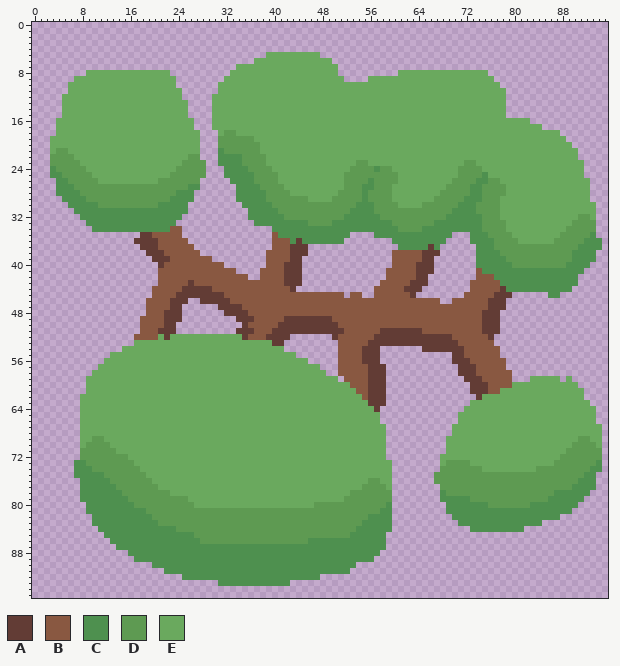
Two versions of one sprite sheet, sprites/blocks/environment/tree/tree3.png. The picture above was drawn from the file before the commit.
The file is 96x96 pixels.
Palette (. is transparent): A #623c35  B #895841  C #4e904f  D #5e9a52  E #6aa95e
After:
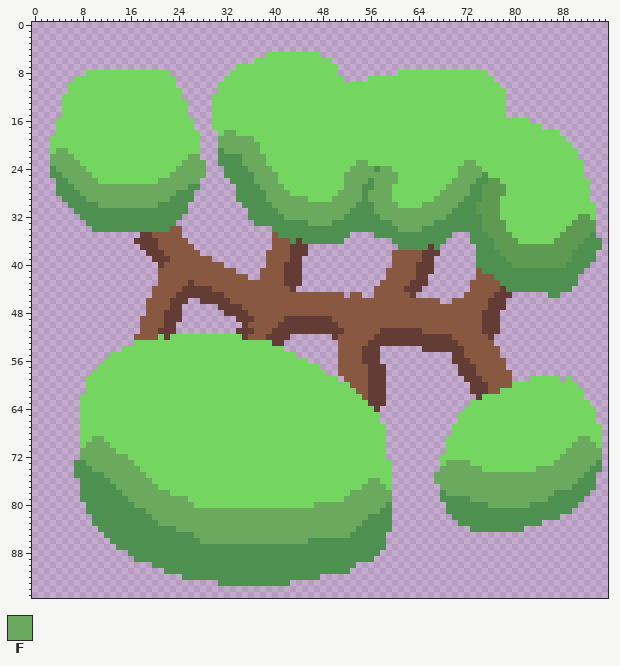
Colours new in this view: F #6aa95e
Change:
colour E: #6aa95e -> #74d660
y 18: x 32..33 DD -> FF
y 19: x 31..36 DDDDDD -> FFFFFF
y 20: x 31..37 DDDDDDD -> FFFFFFF
y 21: x 4..5 DD -> FF; x 32..37 DDDDDD -> FFFFFF
y 22: x 3..6 DDDD -> FFFF; x 26..27 DD -> FF; x 35..38 DDDD -> FFFF
y 23: x 3..7 DDDDD -> FFFFF; x 25..28 DDDD -> FFFF; x 35..38 DDDD -> FFFF; x 54..55 DD -> FF; x 72..73 DD -> FF
y 24: x 4..8 DDDDD -> FFFFF; x 24..28 DDDDD -> FFFFF; x 36..39 DDDD -> FFFF; x 53..56 DDDD -> FFFF; x 58..59 DD -> FF; x 71..74 DDDD -> FFFF
y 25: x 5..9 DDDDD -> FFFFF; x 23..28 DDDDDD -> FFFFFF; x 37..40 DDDD -> FFFF; x 52..60 DDDDDDDDD -> FFFFFFFFF; x 71..74 DDDD -> FFFF
y 26: x 6..10 DDDDD -> FFFFF; x 21..27 DDDDDDD -> FFFFFFF; x 37..40 DDDD -> FFFF; x 52..55 DDDD -> FFFF; x 57..60 DDDD -> FFFF; x 70..73 DDDD -> FFFF
y 27: x 7..25 DDDDDDDDDDDDDDDDDDD -> FFFFFFFFFFFFFFFFFFF; x 38..41 DDDD -> FFFF; x 52..54 DDD -> FFF; x 57..59 DDD -> FFF; x 69..72 DDDD -> FFFF
y 28: x 8..23 DDDDDDDDDDDDDDDD -> FFFFFFFFFFFFFFFF; x 39..42 DDDD -> FFFF; x 51..54 DDDD -> FFFF; x 56..59 DDDD -> FFFF; x 68..72 DDDDD -> FFFFF
y 29: x 9..22 DDDDDDDDDDDDDD -> FFFFFFFFFFFFFF; x 39..45 DDDDDDD -> FFFFFFF; x 50..54 DDDDD -> FFFFF; x 56..59 DDDD -> FFFF; x 67..71 DDDDD -> FFFFF
y 30: x 11..20 DDDDDDDDDD -> FFFFFFFFFF; x 40..53 DDDDDDDDDDDDDD -> FFFFFFFFFFFFFF; x 57..60 DDDD -> FFFF; x 65..70 DDDDDD -> FFFFFF
y 31: x 41..52 DDDDDDDDDDDD -> FFFFFFFFFFFF; x 57..69 DDDDDDDDDDDDD -> FFFFFFFFFFFFF
y 32: x 42..51 DDDDDDDDDD -> FFFFFFFFFF; x 58..68 DDDDDDDDDDD -> FFFFFFFFFFF
y 33: x 46..49 DDDD -> FFFF; x 60..66 DDDDDDD -> FFFFFFF
y 34: x 61..64 DDDD -> FFFF
y 69: x 10..11 DD -> FF; x 91..92 DD -> FF
y 70: x 9..12 DDDD -> FFFF; x 90..93 DDDD -> FFFF
y 71: x 8..13 DDDDDD -> FFFFFF; x 89..94 DDDDDD -> FFFFFF
y 72: x 8..15 DDDDDDDD -> FFFFFFFF; x 88..94 DDDDDDD -> FFFFFFF
y 73: x 9..16 DDDDDDDD -> FFFFFFFF; x 69..72 DDDD -> FFFF; x 87..93 DDDDDDD -> FFFFFFF
y 74: x 10..17 DDDDDDDD -> FFFFFFFF; x 68..74 DDDDDDD -> FFFFFFF; x 84..92 DDDDDDDDD -> FFFFFFFFF
y 75: x 12..18 DDDDDDD -> FFFFFFF; x 67..91 DDDDDDDDDDDDDDDDDDDDDDDDD -> FFFFFFFFFFFFFFFFFFFFFFFFF
y 76: x 13..19 DDDDDDD -> FFFFFFF; x 56..57 DD -> FF; x 67..90 DDDDDDDDDDDDDDDDDDDDDDDD -> FFFFFFFFFFFFFFFFFFFFFFFF
y 77: x 14..20 DDDDDDD -> FFFFFFF; x 55..58 DDDD -> FFFF; x 68..89 DDDDDDDDDDDDDDDDDDDDDD -> FFFFFFFFFFFFFFFFFFFFFF
y 78: x 15..22 DDDDDDDD -> FFFFFFFF; x 53..59 DDDDDDD -> FFFFFFF; x 69..86 DDDDDDDDDDDDDDDDDD -> FFFFFFFFFFFFFFFFFF
y 79: x 16..25 DDDDDDDDDD -> FFFFFFFFFF; x 52..59 DDDDDDDD -> FFFFFFFF; x 73..85 DDDDDDDDDDDDD -> FFFFFFFFFFFFF
y 80: x 17..26 DDDDDDDDDD -> FFFFFFFFFF; x 47..58 DDDDDDDDDDDD -> FFFFFFFFFFFF; x 76..82 DDDDDDD -> FFFFFFF
y 81: x 19..57 DDDDDDDDDDDDDDDDDDDDDDDDDDDDDDDDDDDDDDD -> FFFFFFFFFFFFFFFFFFFFFFFFFFFFFFFFFFFFFFF
y 82: x 20..55 DDDDDDDDDDDDDDDDDDDDDDDDDDDDDDDDDDDD -> FFFFFFFFFFFFFFFFFFFFFFFFFFFFFFFFFFFF
y 83: x 21..54 DDDDDDDDDDDDDDDDDDDDDDDDDDDDDDDDDD -> FFFFFFFFFFFFFFFFFFFFFFFFFFFFFFFFFF
y 84: x 24..53 DDDDDDDDDDDDDDDDDDDDDDDDDDDDDD -> FFFFFFFFFFFFFFFFFFFFFFFFFFFFFF
y 85: x 27..52 DDDDDDDDDDDDDDDDDDDDDDDDDD -> FFFFFFFFFFFFFFFFFFFFFFFFFF
y 86: x 28..45 DDDDDDDDDDDDDDDDDD -> FFFFFFFFFFFFFFFFFF
